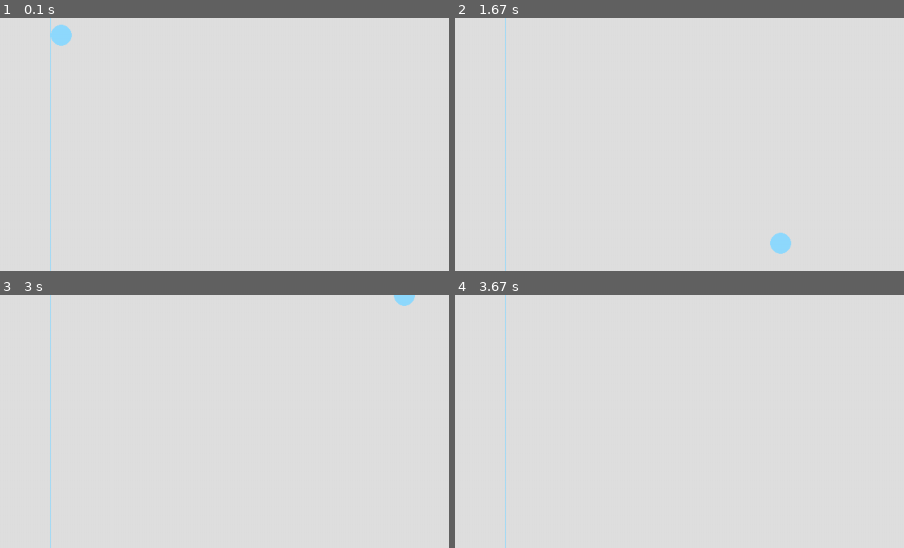
Above: before the commit, frames 1-4 (two rows, left to right).
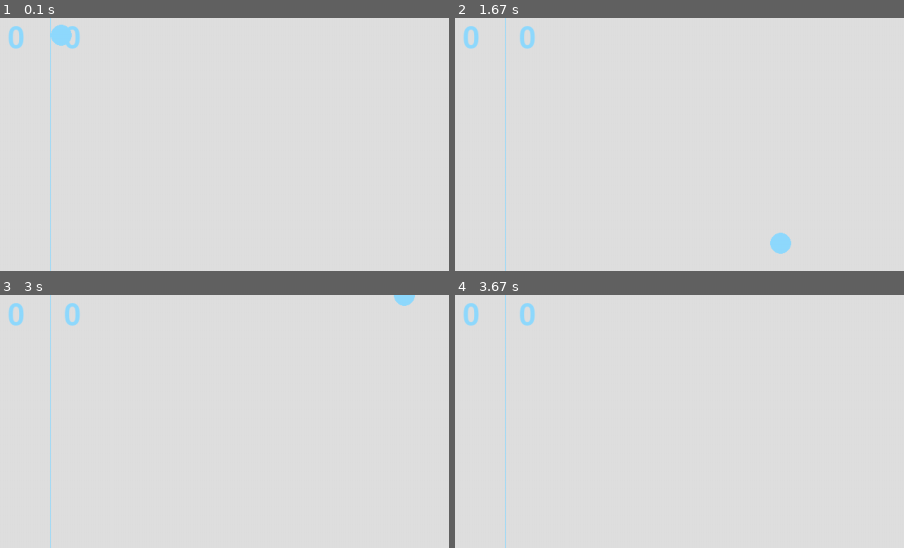
Above: after the commit, the same moments.

Repository: 100ballovby/tuesday_start_5PM_2122
Game: pygame game, started from 22_lesson_0103/00_pong_p2.py
The game is run twice, just before and just after one commit, with the same random seed, the same clock (stepped at 60 frames per second) and the same inputs.
Inputs:
- Up to frame 1 (0.1 s): no input
- Up to frame 2 (1.67 s): hold Up 0.33-0.8 s; hold Down 0.83-1.13 s; hold Up 1.17-1.53 s; hold Down from 1.57 s (still down)
- Up to frame 3 (3 s): release Down at 1.93 s; hold Up 1.97-2.27 s; hold Down 2.3-2.6 s; hold Up from 2.63 s (still down)
- Up to frame 4 (3.67 s): release Up at 3 s; hold Down 3.03-3.4 s; hold Up from 3.43 s (still down)
The pictures show only the part of the screen within x 44-94%, y 49-99%; the shares and areas given below are measured in that part.

The runs differ from the first frame. In frame 1, 0.3% of the frame differs, in the area x 1-18%, y 3-13%; in frame 2, 0.4%; in frame 3, 0.4%; in frame 4, 0.4%.

Commit message:
Adding score and restart

Diff:
--- a/22_lesson_0103/00_pong_p2.py
+++ b/22_lesson_0103/00_pong_p2.py
@@ -1,5 +1,6 @@
 import pygame as pg
 from pygame.draw import rect, circle, polygon, aaline, ellipse
+import random as r
 
 
 def ball_motion(obj, width, height, plr, enm):
@@ -19,8 +20,11 @@
 
     if obj.top <= 0 or obj.bottom > height:  # если мяч ударился об нижнюю или верхнюю часть экрана
         ball_speed_y *= -1  # направить его в противоположную сторону
-    elif obj.left <= 0 or obj.right > width:  # если мяч ударился об правую или левую границу экрана
-        ball_speed_x *= -1  # направить его в противоположную сторону
+
+    elif obj.left <= 0:
+        restart(width, height, obj)
+    elif obj.right > width:  # если мяч ударился об правую или левую границу экрана
+        restart(width, height, obj)  # направить его в противоположную сторону
 
     if obj.colliderect(plr) or obj.colliderect(enm):  # если мяч коснулся игрока или врага
         ball_speed_x *= - 1  # отбить мяч в другую сторону
@@ -54,6 +58,14 @@
     elif plr.bottom >= height:
         plr.bottom = height
 
+
+def restart(width, height, obj):
+    global ball_speed_x, ball_speed_y
+
+    obj.center = (width // 2, height // 2)  # ставим мяч в центр экрана
+    ball_speed_x *= r.choice([-1, 1])
+    ball_speed_y *= r.choice([-1, 1])
+
 W = 1280
 H = 720
 screen = pg.display.set_mode((W, H))
@@ -75,6 +87,17 @@
 ball_speed_y = speed
 opponent_speed = speed
 player_speed = 0
+
+# Score text
+pg.font.init()
+player_score = 0
+opponent_score = 0
+
+
+def show_score(size, color, x, y, text):
+    basic_font = pg.font.SysFont('comicsans', size)
+    msg = basic_font.render(text, True, color)
+    screen.blit(msg, [x, y])
 
 finished = False
 while not finished:
@@ -105,4 +128,7 @@
     ellipse(screen, blue, ball)
     aaline(screen, blue, [W // 2, 0], [W // 2, H])
 
+    show_score(63, blue, W // 2 + 20, H // 2, f'{player_score}')
+    show_score(63, blue, W // 2 - 60, H // 2, f'{opponent_score}')
+
     pg.display.update()
